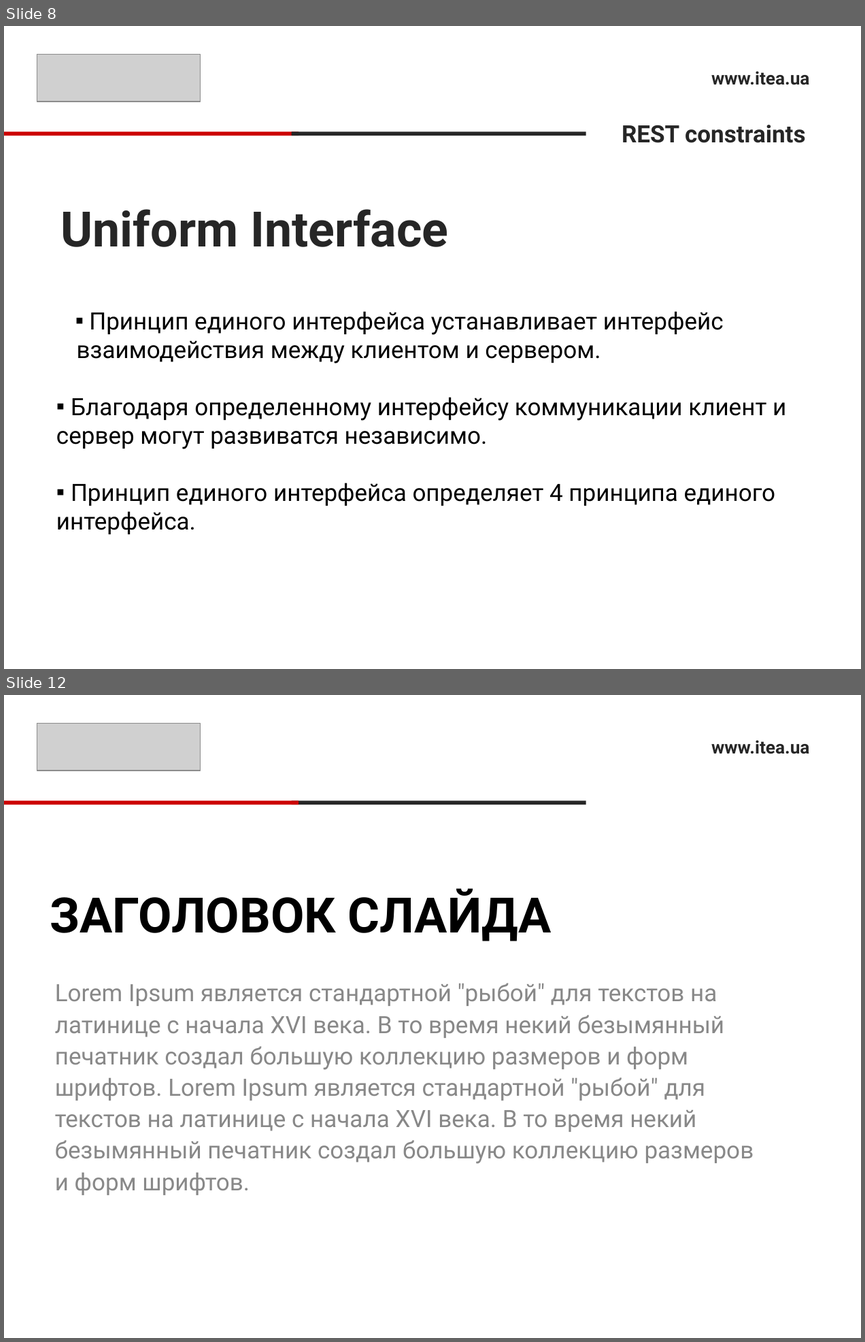
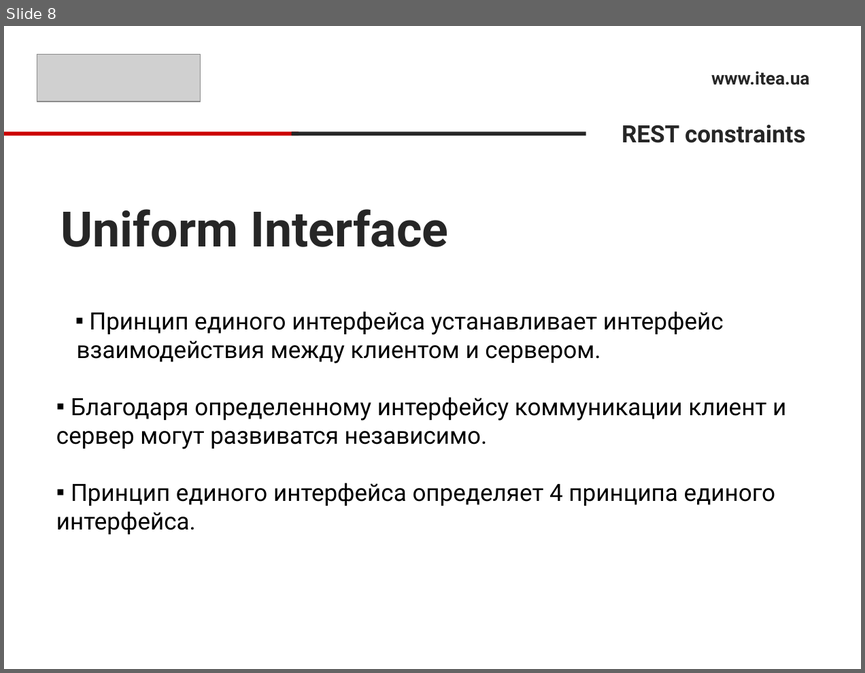
Before and after one commit to sonnov/NetCore, a slide deck: 5.Controller/Controller.pptx. Shown one above the other, each under a label of ours: slides 8 and 12 before the commit, slide 8 after it; the slides between them are not shown. The pictures are 865x1342 and 865x673 pixels, drawn with LibreOffice and Linux fonts; fonts in the diff are those of the drawing; grey boxes stand for pictures. Boxes give left, top, right and bottom in pixels: in the first picture for what was removed or moved away, otherwise in the second. Text is boxed around its words. In the diff, an @@ line names an element or a change of style, - is before the commit and + after.

```diff
--- a/5.Controller/Controller.pptx
+++ b/5.Controller/Controller.pptx
@@ slide 12 removed at <box>4,695,861,1338</box>, background #FFFFFF @@
@@ picture removed at <box>37,724,201,770</box> @@
@@ text removed at <box>711,740,809,754</box> @@
-www.itea.ua
@@ rectangle removed at <box>4,800,298,804</box> @@
@@ rectangle removed at <box>291,800,586,804</box> @@
@@ title removed at <box>50,888,551,941</box> @@
-ЗАГОЛОВОК СЛАЙДА
@@ text removed at <box>55,983,754,1195</box> @@
-Lorem Ipsum является стандартной "рыбой" для текстов на латинице с начала XVI века. В то время некий безымянный печатник создал большую коллекцию размеров и форм шрифтов. Lorem Ipsum является стандартной "рыбой" для текстов на латинице с начала XVI века. В то время некий безымянный печатник создал большую коллекцию размеров и форм шрифтов.
```
Also in this commit, not shown: 1 slide changed, 7 slides added, 8 other slides removed.
